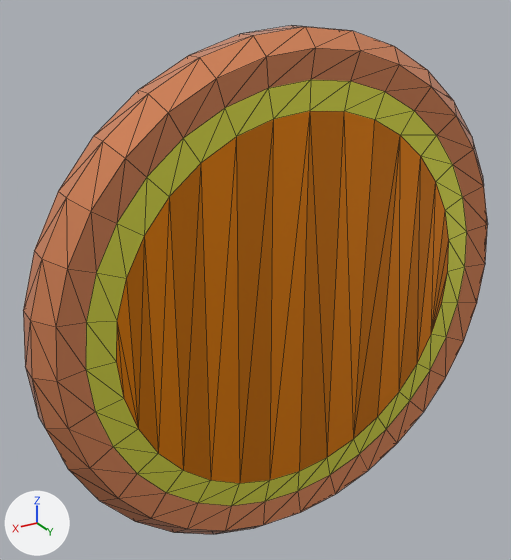
The glTF model models/coin.glb: old version first, new version second.
Before and after are seen from a camera (50 mm lens) standing at (0.693, 1.02, 0.576) and looking at (0.051, -0.051, 0.041). The axes (+X, +Y, +Z) are drawn at lower left. The lights are the same throughout. Mesh edges are drawn as thin lines. Where no turn or scale is listed for an object, it has been applied to the vertices. Vertices at the same position are counted once.

Before the edit, the objects in view are built like this:
```python
mat_coininset_001 = principled_material('CoinInset.001')
mat_coininset_001.base_color = (0.9, 0.319, 0.141)  # orange #f39969
mat_coininset_001.metallic = 0.5
mat_coininset_001.roughness = 0.2
me_cylinder = bpy.data.meshes.new('Cylinder')
me_cylinder.from_pydata(...)  # 192 vertices, 380 faces; spans x -0.5..0.5, y -0.05..0.05, z -0.5..0.5
# faces by material slot: [286, 64, 15, 15]
me_cylinder.materials.append(mat_coininset_001)  # orange #f39969
me_cylinder.materials.append(mat_coininset)  # yellow #f3f355
me_cylinder.materials.append(mat_stripea)  # orange #ff9100
me_cylinder.materials.append(mat_stripeb)  # orange #e78300
ob_cylinder = bpy.data.objects.new('Cylinder', me_cylinder)
ob_cylinder.location = (0.0, 0.0, 0.0)
```
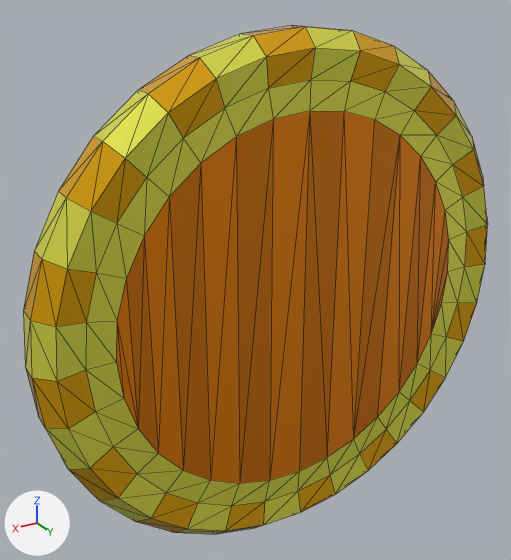
Edits to the bpy script that builds the scene:
```text
Change mat_coininset_001:
    mat_coininset_001.base_color: (0.9, 0.319, 0.141) -> (0.896, 0.462, 0.0)  # orange #f39969 -> yellow #f3b500
Add mat_coinridge:
    mat_coinridge = principled_material('CoinRidge')
    mat_coinridge.base_color = (0.896, 0.896, 0.0908)  # yellow #f3f355
    mat_coinridge.metallic = 0.5
    mat_coinridge.roughness = 0.3
Change me_cylinder:
    where me_cylinder.from_pydata(...)  # 192 vertices, 380 faces; spans x -0.5..0.5, y -0.05..0.05, z -0.5..0.5
    used by ob_cylinder; location = (0.0, 0.0, 0.0)
    me_cylinder part 1: 128 faces spanning x -0.5..0.5, y -0.05..0.05, z -0.5..0.5 switch from mat_coininset_001 (orange #f39969) to mat_coinridge (yellow #f3f355)
```

Pixel boxes [x1, y1, x2, y2] of what changed, in the pictures (511 x 560 px):
'Cylinder', recoloured, surface changed
    both: [23, 25, 488, 534]
part 1 of me_cylinder, recoloured
    both: [23, 26, 488, 534]
